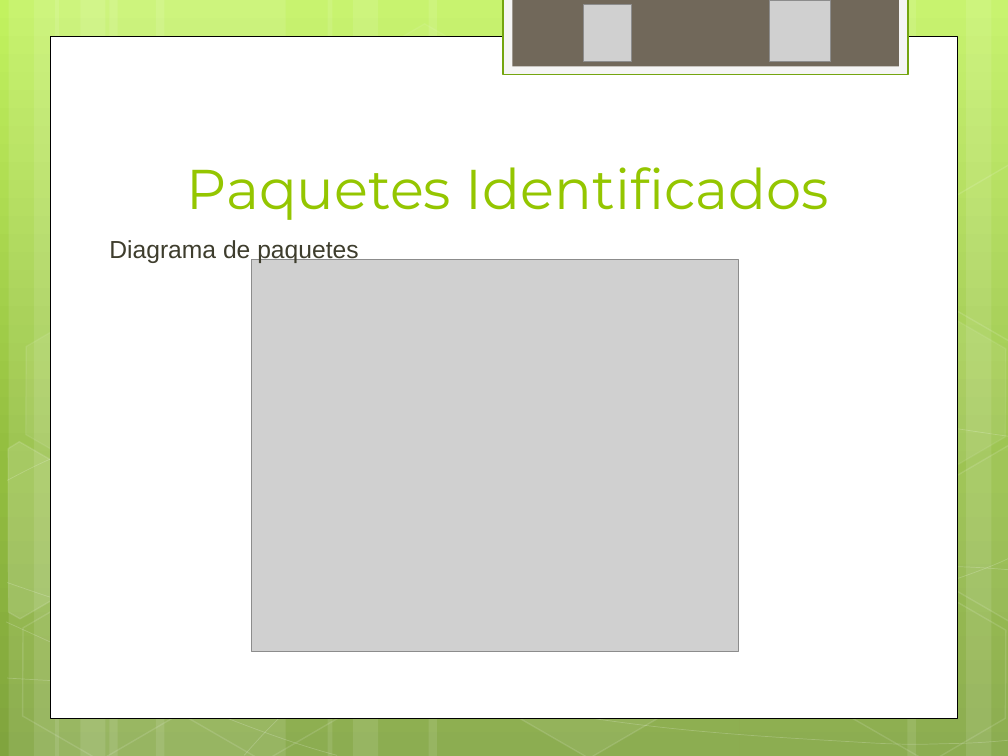
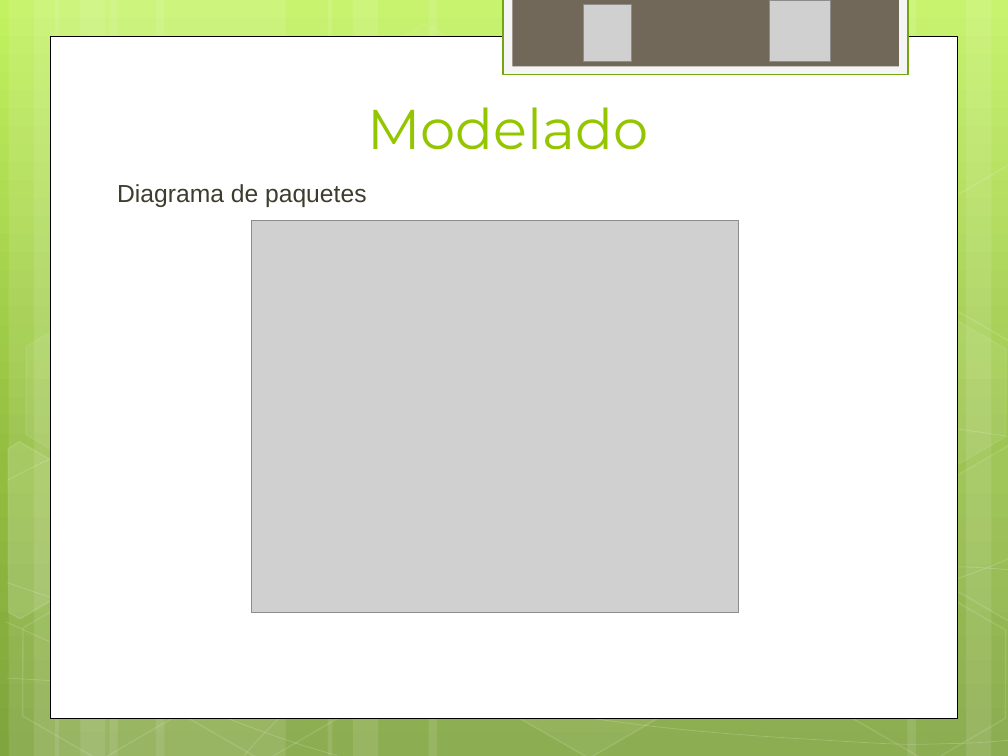
Before and after one commit to ptissera/habilitacion-profesional-2012-4k4, a slide deck: slide 10 of Documentacion/Proyecto/Presentacion Final/Exposicion Final.pptx (slide 26 before the commit). Drawn at 1008x756 pixels with LibreOffice and Linux fonts; fonts in the diff are those of the drawing; grey boxes stand for pictures. Boxes give left, top, right and bottom in pixels: in the first picture for what was removed or moved away, otherwise in the second. Text is boxed around its words. In the diff, an @@ line names an element or a change of style, - is before the commit and + after.

```diff
--- a/Documentacion/Proyecto/Presentacion Final/Exposicion Final.pptx
+++ b/Documentacion/Proyecto/Presentacion Final/Exposicion Final.pptx
@@ title at (367, 107, 648, 150): text changed @@
-Paquetes Identificados
+Modelado
@@ text "Diagrama de paquetes": place and size @@
-text "Diagrama de paquetes" at (109, 240, 358, 264)
+text "Diagrama de paquetes" at (117, 184, 366, 207)
@@ picture: place and size @@
-picture at (252, 260, 738, 652)
+picture at (252, 221, 738, 613)
```
Also in this commit, not shown: 13 other slides changed, 3 slides added, 11 slides removed.
